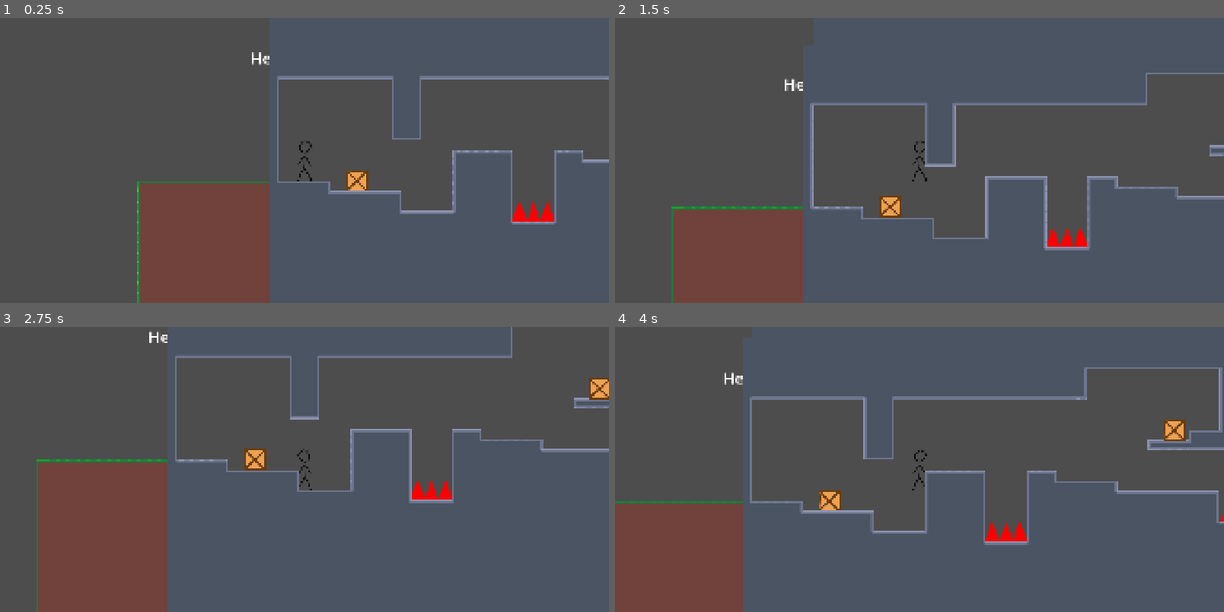
Above: before the commit, frames 1-4 (two rows, left to right).
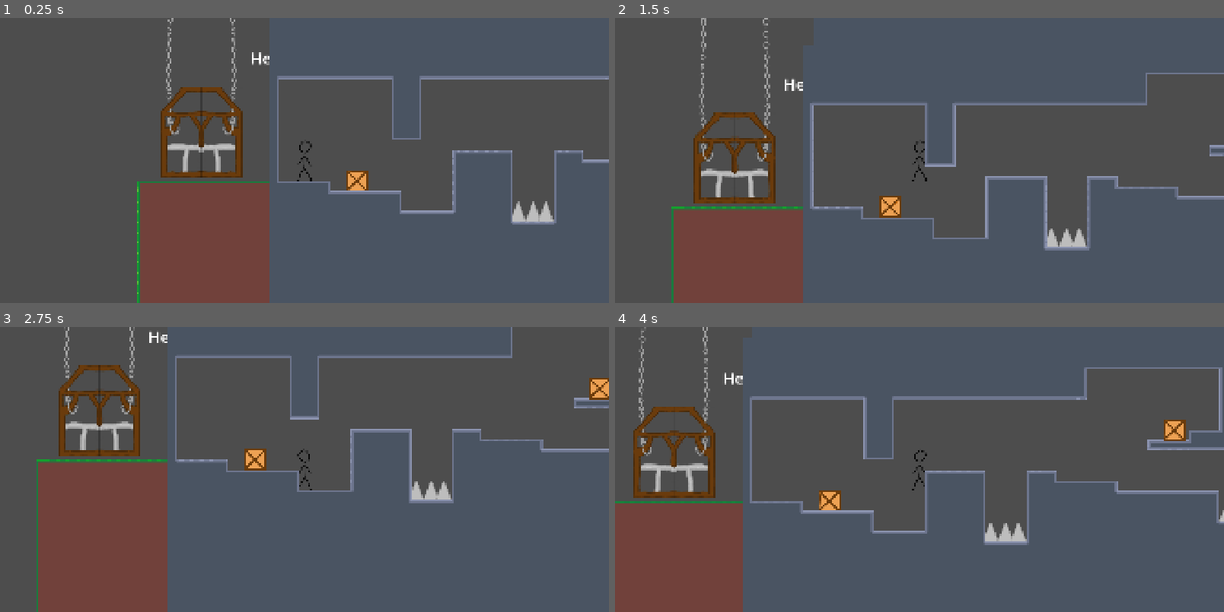
Above: after the commit, the same moments.

Repository: Crimbane/puzzle-platformer
Game: Godot game, scene res://Scenes/main.tscn
Same seed, same stepped clock (60 frames per second), same inputs: the game is played once before the commit and once after it. The engine's default icon, where the game draws it, is replaced by a stand-in: a white triangle on a blue panel in a dark square.
Inputs:
- Up to frame 1 (0.25 s): no input
- Up to frame 2 (1.5 s): tap Enter at 0.5 s; hold D (Move Right) from 0.53 s (still down); tap Space (Jump) at 0.77 s
- Up to frame 3 (2.75 s): tap Space (Jump) at 1.52 s; release D (Move Right) at 2.03 s; hold A (Move Left) from 2.03 s (still down)
- Up to frame 4 (4 s): tap Space (Jump) at 2.75, 3.02, 3.77 s; release A (Move Left) at 2.78 s; hold D (Move Right) from 2.78 s (still down); tap Enter at 3.5 s

The runs differ from the first frame. In frame 1, 2.5% of the frame differs, in the area x 26-91%, y 0-72%; in frame 2, 2.6%, in the area x 12-78%, y 0-81%; in frame 3, 2.5%; in frame 4, 2.6%.

Commit message:
Elevator and spike sprites

Diff:
--- a/Scenes/main.tscn
+++ b/Scenes/main.tscn
@@ -7,6 +7,8 @@
 [ext_resource type="PackedScene" uid="uid://qym1xj7gedbt" path="res://Scenes/spikes.tscn" id="6_21xkr"]
 [ext_resource type="PackedScene" uid="uid://cq0hjewwabrwo" path="res://Scenes/tile_map_layer.tscn" id="7_6bp64"]
 [ext_resource type="PackedScene" uid="uid://f1ffs78yx6gk" path="res://Scenes/door.tscn" id="7_344ge"]
+[ext_resource type="Texture2D" uid="uid://bshailmy3f5x3" path="res://Assets/Art/Elevator with chains.png" id="8_ynf5e"]
+[ext_resource type="Texture2D" uid="uid://dj6tp0ooj3vrd" path="res://Assets/Art/Elevator chains.png" id="9_hptm8"]
 
 [node name="Main" type="Node" unique_id=1928245085]
 
@@ -44,6 +46,14 @@
 [node name="Box3" parent="." unique_id=388009680 groups=["Boxes"] instance=ExtResource("4_21xkr")]
 position = Vector2(2440, 466)
 
+[node name="ElevatorWithChains" type="Sprite2D" parent="." unique_id=1096492990]
+position = Vector2(201, 390)
+texture = ExtResource("8_ynf5e")
+
+[node name="ElevatorChains" type="Sprite2D" parent="." unique_id=181187572]
+position = Vector2(201, -619)
+texture = ExtResource("9_hptm8")
+
 [connection signal="button_pressed" from="Button" to="Door" method="_on_button_pressed"]
 [connection signal="button_unpressed" from="Button" to="Door" method="_on_button_unpressed"]
 [connection signal="body_entered" from="Spikes" to="Player" method="_on_spikes_body_entered"]
Binary file added: Assets/Art/Elevator chains.png
Not shown, added: Assets/Art/Elevator chains.png.import
Binary file added: Assets/Art/Elevator with chains.png
Not shown, added: Assets/Art/Elevator with chains.png.import
Binary file added: Assets/Art/Elevator.png
Not shown, added: Assets/Art/Elevator.png.import
Binary file changed: Assets/Art/Spikes.png
